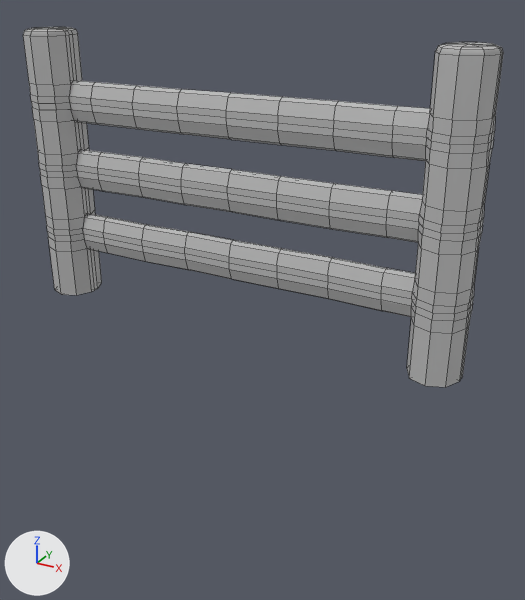
One commit to the FBX model Assets/Art Team Folder/3D Models/Village/Fences/Village_Modular_Fence_Whole.fbx: the scene before it, then after it.
Before and after are seen from a camera (50 mm lens) standing at (0.0503, -0.0828, 0.0462) and looking at (0.0038, 0.0016, 0.004). Arrows for +X, +Y and +Z are at lower left; the lights stay in place. Mesh edges are drawn as thin lines. Where no turn or scale is listed for an object, it has been applied to the vertices.

Objects in the first picture: 'Village_Modular_Fence_Whole'.
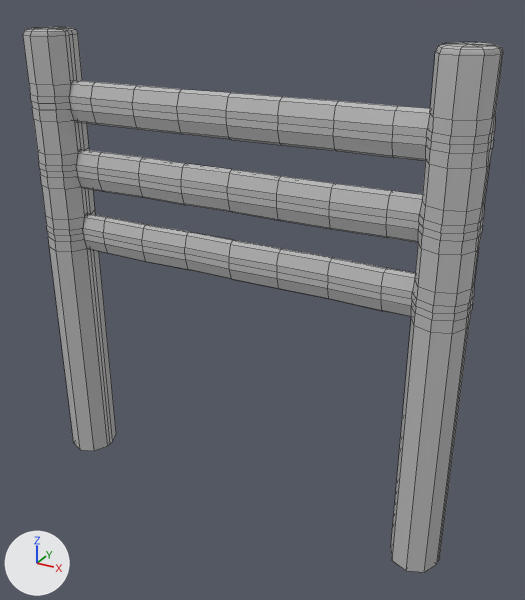
The change in detail:
me_mesh has 790 vertices, 840 faces and spans x -0.0335..0.0335, y -0.004..0.004, z 0.0..0.04.
me_mesh is used by ob_village_modular_fence_whole; location (0.0, 0.0, 0.0).
me_mesh part 1: all 13 vertices in x 0.0265..0.0335, y -0.004..0.004, z 0.0 are moved by (0.0, 0.0, -0.03).
me_mesh part 2: all 13 vertices in x -0.0335..-0.0265, y -0.004..0.004, z 0.0 are moved by (0.0, 0.0, -0.03).

Changed parts and their boxes [x1, y1, x2, y2] in the pictures (525 x 600 px; the box of a moved part takes in the faces that stretch with it):
'Village_Modular_Fence_Whole', reshaped (51% taller): before [23, 27, 503, 387]; after [23, 27, 503, 572]
part 1 of me_mesh, moved or reshaped: before [407, 317, 469, 387]; after [391, 317, 469, 572]
part 2 of me_mesh, moved or reshaped: before [49, 247, 102, 295]; after [49, 247, 116, 451]
